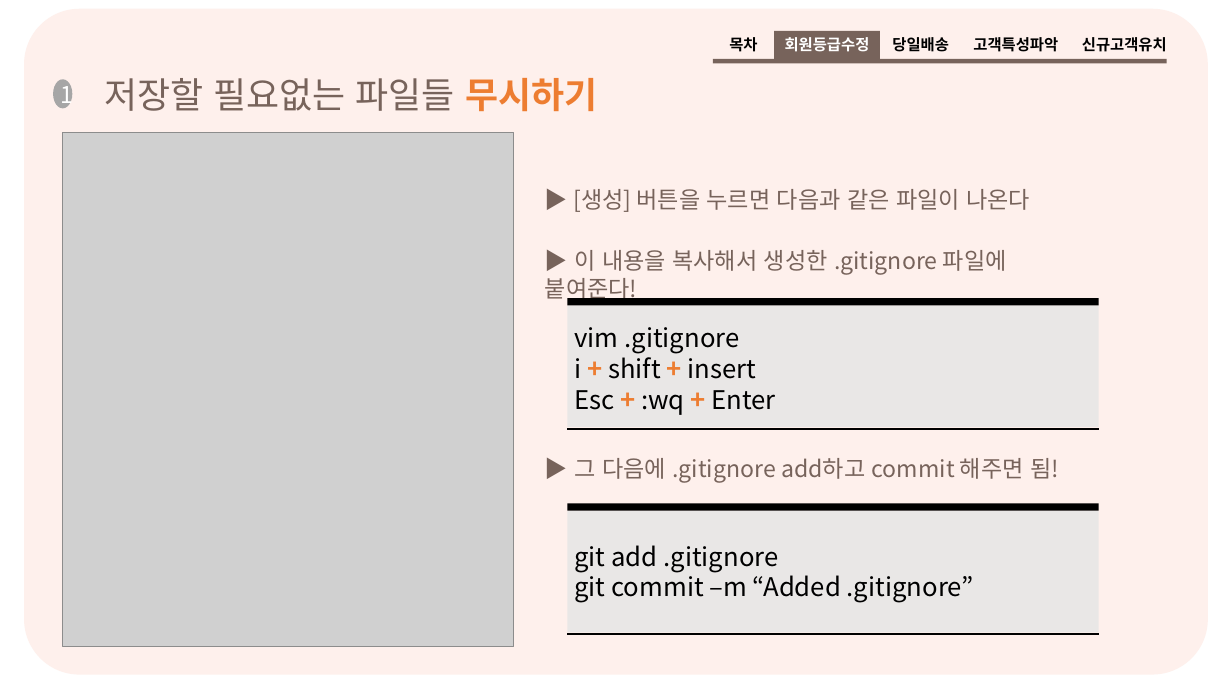
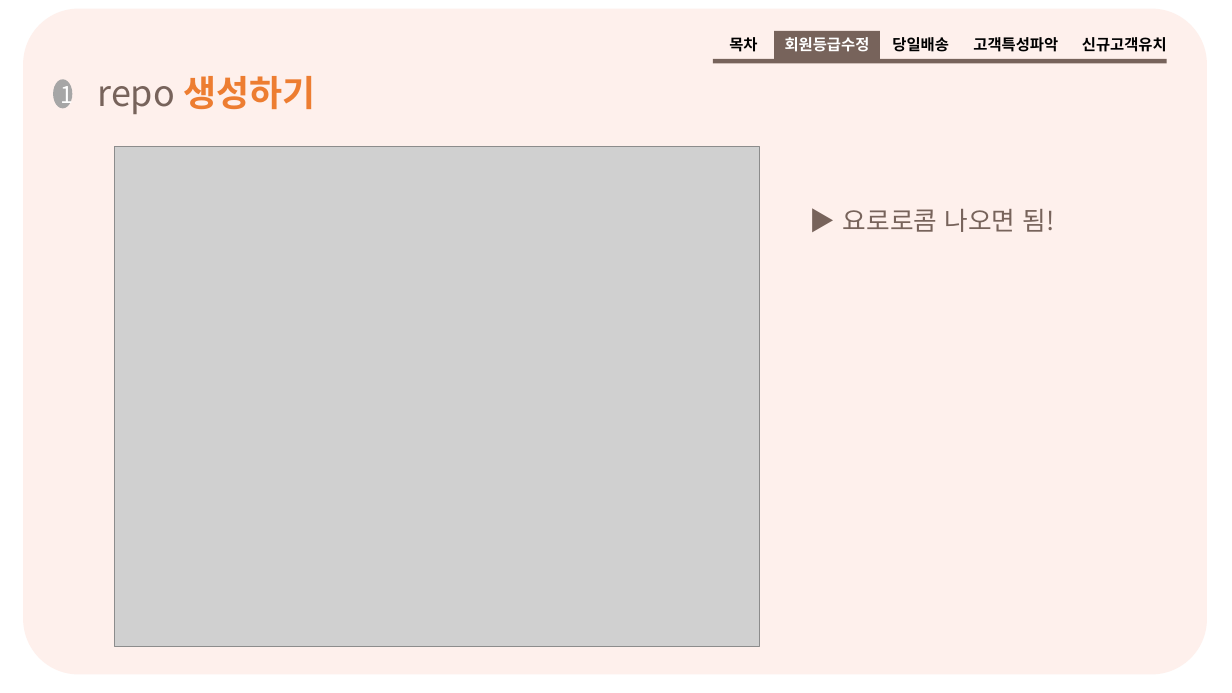
Before and after one commit to hw79chopin/YBIGTA-lecture-note, a slide deck: slide 14 of git,github/Git_Github_practice.pptx (slide 18 before the commit). Drawn at 1232x693 pixels with LibreOffice and Linux fonts; fonts in the diff are those of the drawing; grey boxes stand for pictures. Boxes give left, top, right and bottom in pixels: in the first picture for what was removed or moved away, otherwise in the second. Text is boxed around its words. In the diff, an @@ line names an element or a change of style, - is before the commit and + after.

```diff
--- a/git,github/Git_Github_practice.pptx
+++ b/git,github/Git_Github_practice.pptx
@@ text added at [98, 76, 315, 114], 28 pt, text #77635B @@
+repo 생성하기
@@ text removed at [105, 78, 597, 112] @@
-저장할 필요없는 파일들 무시하기
@@ picture: place and size @@
-picture at [63, 132, 514, 647]
+picture at [115, 147, 759, 646]
@@ text removed at [573, 189, 1030, 212] @@
-▶ [생성] 버튼을 누르면 다음과 같은 파일이 나온다
@@ text added at [843, 209, 1055, 232], 20 pt, text #77635B @@
+▶ 요로로콤 나오면 됨!
@@ text removed at [545, 250, 1007, 303] @@
-▶ 이 내용을 복사해서 생성한 .gitignore 파일에 붙여준다!
@@ group removed at [567, 299, 1099, 429]: 2 rectangles, 1 line, 1 text @@
-vim .gitignore
-i + shift + insert
-Esc + :wq + Enter
@@ text removed at [574, 458, 1059, 483] @@
-▶ 그 다음에 .gitignore add하고 commit 해주면 됨!
@@ group removed at [567, 504, 1099, 634]: 2 rectangles, 1 line, 1 text @@
-git add .gitignore
-git commit –m “Added .gitignore”
```
Also in this commit, not shown: 4 other slides changed, 5 slides added, 1 slide removed.
